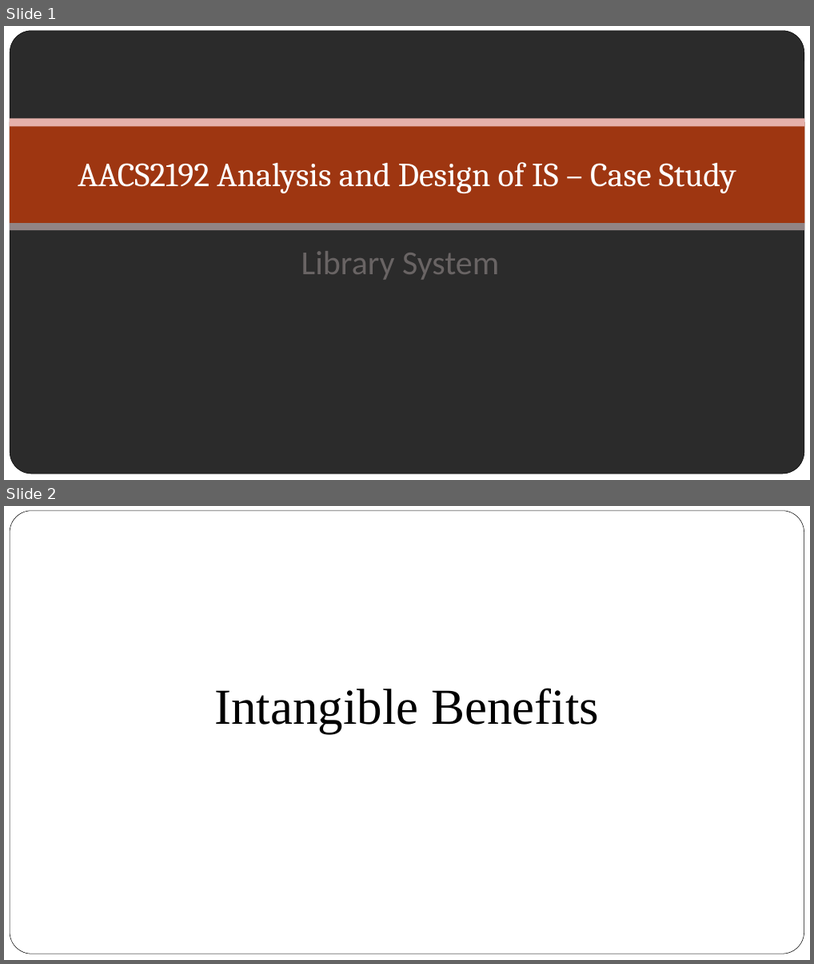
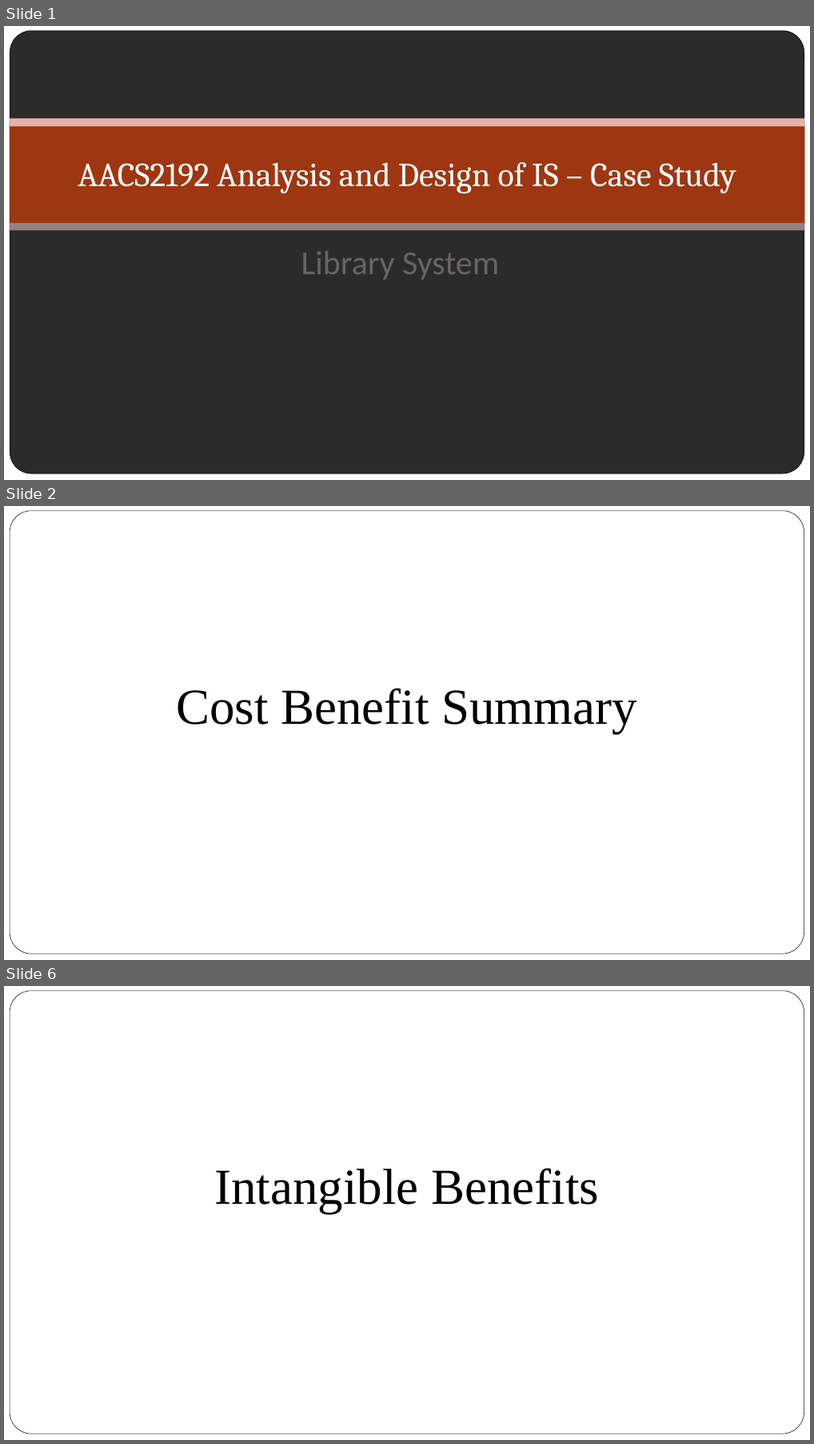
Before and after one commit to jyu1129/Library-System-IS-assignment, a slide deck: Final presentation/CaseStudy Final Presentation.pptx. Shown one above the other, each under a label of ours: slides 1 and 2 before the commit, slides 1, 2 and 6 after it; the slides between them are not shown. The pictures are 814x964 and 814x1444 pixels, drawn with LibreOffice and Linux fonts; fonts in the diff are those of the drawing; background and template pictures are left out; a plain dark background stands for a picture behind light text. Boxes give left, top, right and bottom in pixels: in the first picture for what was removed or moved away, otherwise in the second. Text is boxed around its words. In the diff, an @@ line names an element or a change of style, - is before the commit and + after.

```diff
--- a/Final presentation/CaseStudy Final Presentation.pptx
+++ b/Final presentation/CaseStudy Final Presentation.pptx
@@ slide 2 added at box(4, 506, 810, 960), background picture (left out); not listed: 1 template element that a slide beside it also shows @@
@@ text added at box(176, 688, 638, 734), 60 pt, text #000000 @@
+Cost Benefit Summary
@@ what was slide 2 is now slide 6 @@
```
Also in this commit, not shown: 1 slide changed, 11 other slides added, 3 other files.
